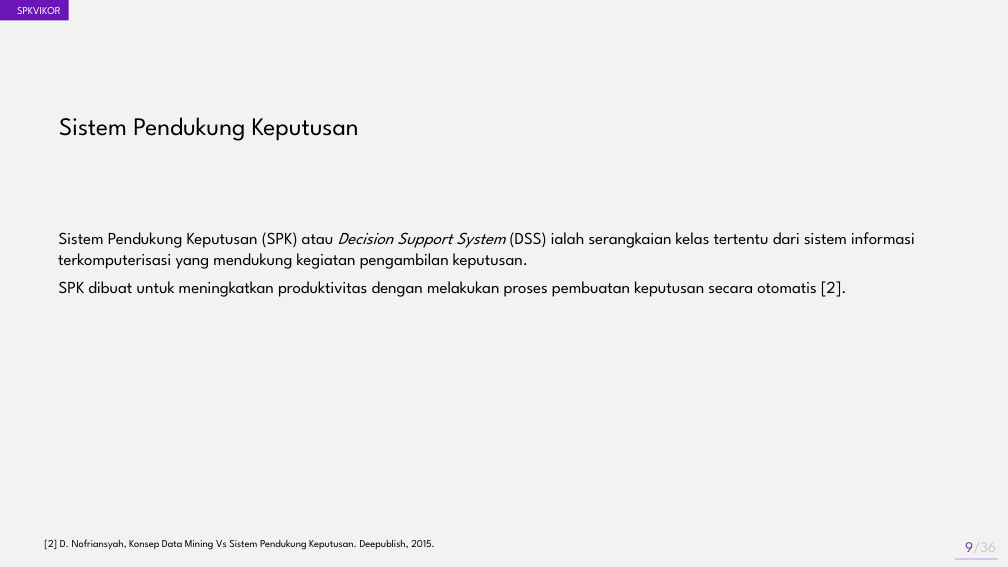
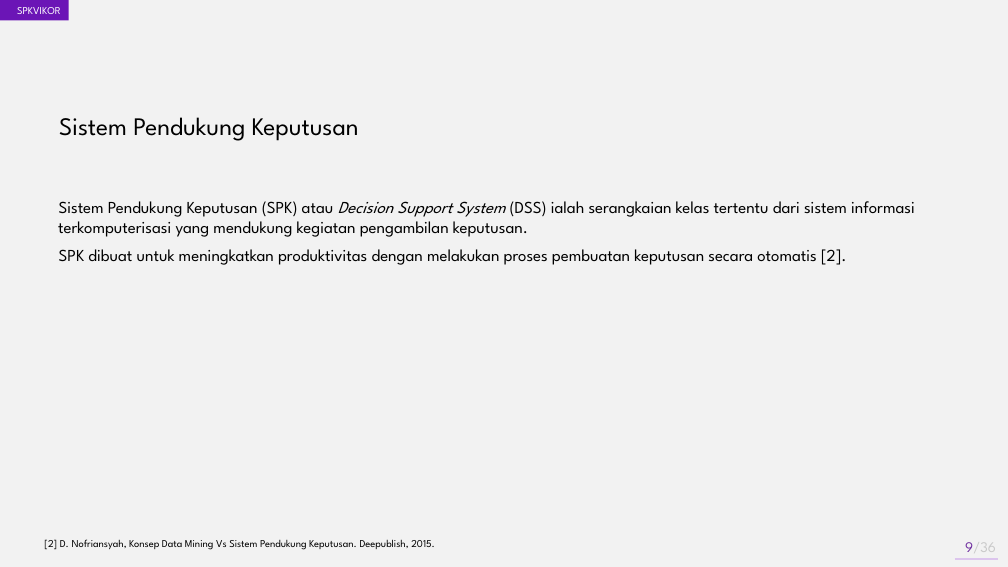
Before and after one commit to akhmadali7/TugasAkhir, a slide deck: slide 9 of PPT - TA - Akhmad Ali Sajidin.pptx. Drawn at 1008x567 pixels with LibreOffice and Linux fonts; fonts in the diff are those of the drawing. Boxes give left, top, right and bottom in pixels: in the first picture for what was removed or moved away, otherwise in the second. Text is boxed around its words. In the diff, an @@ line names an element or a change of style, - is before the commit and + after.

```diff
--- a/PPT - TA - Akhmad Ali Sajidin.pptx
+++ b/PPT - TA - Akhmad Ali Sajidin.pptx
@@ text "Sistem Pendukung Keputusan (SPK) atau ...": place and size @@
-text "Sistem Pendukung Keputusan (SPK) atau ..." at [58, 232, 915, 297]
+text "Sistem Pendukung Keputusan (SPK) atau ..." at [58, 201, 915, 265]
```
Also in this commit, not shown: 8 other slides changed, 31 other files.
